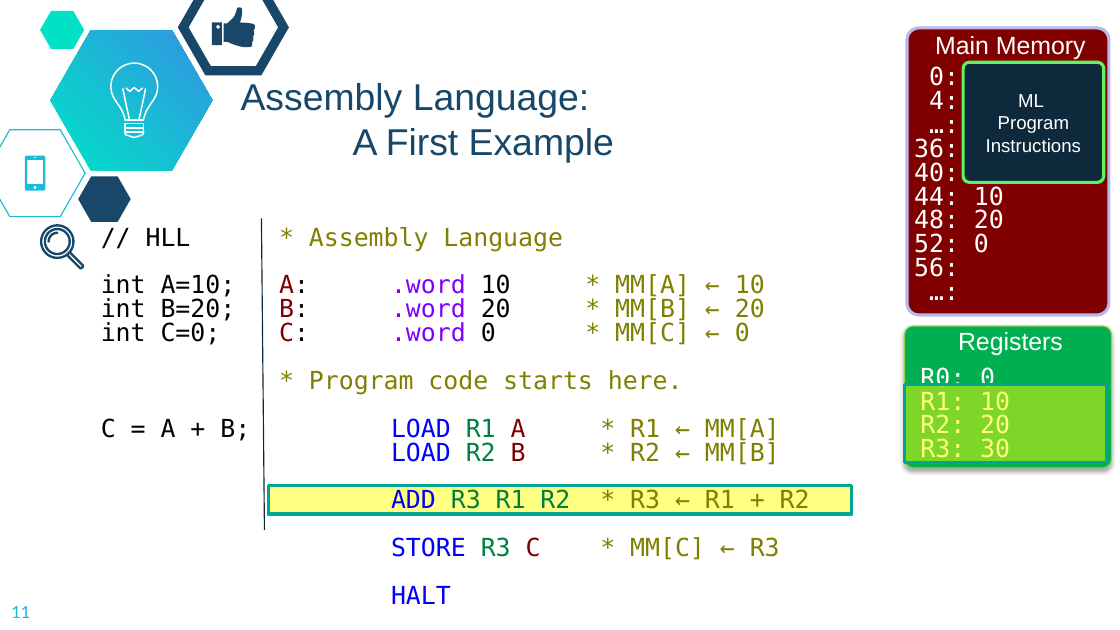
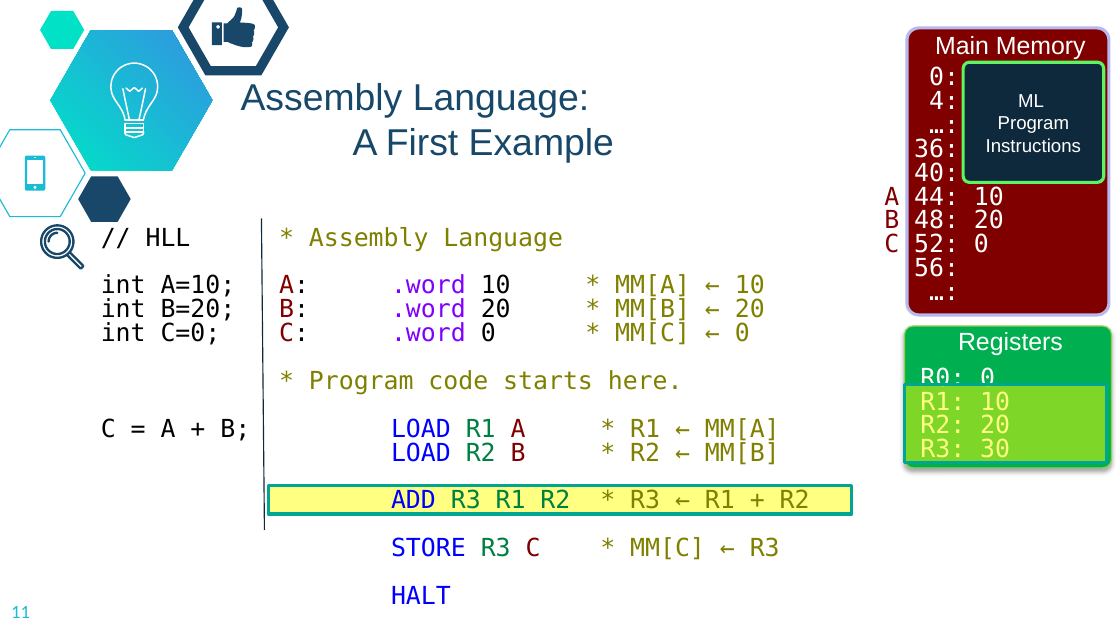
Before and after one commit to dickinson-comp256/COMP256, a slide deck: slide 11 of docs/materials/04-LanguageAbstractions/LA2-S-Assembly.pptx. Drawn at 1120x630 pixels with LibreOffice and Linux fonts; fonts in the diff are those of the drawing; background and template pictures are left out. Boxes give left, top, right and bottom in pixels: in the first picture for what was removed or moved away, otherwise in the second. Text is boxed around its words. In the diff, an @@ line names an element or a change of style, - is before the commit and + after.

Commit message:
Updates to LA2 slides

```diff
--- a/docs/materials/04-LanguageAbstractions/LA2-S-Assembly.pptx
+++ b/docs/materials/04-LanguageAbstractions/LA2-S-Assembly.pptx
@@ text at (x1=884, y1=186, x2=1004, y2=259): text colour #FFFFFF to #800000 in "A", "B", "C" @@
```
Also in this commit, not shown: 4 other slides changed.
